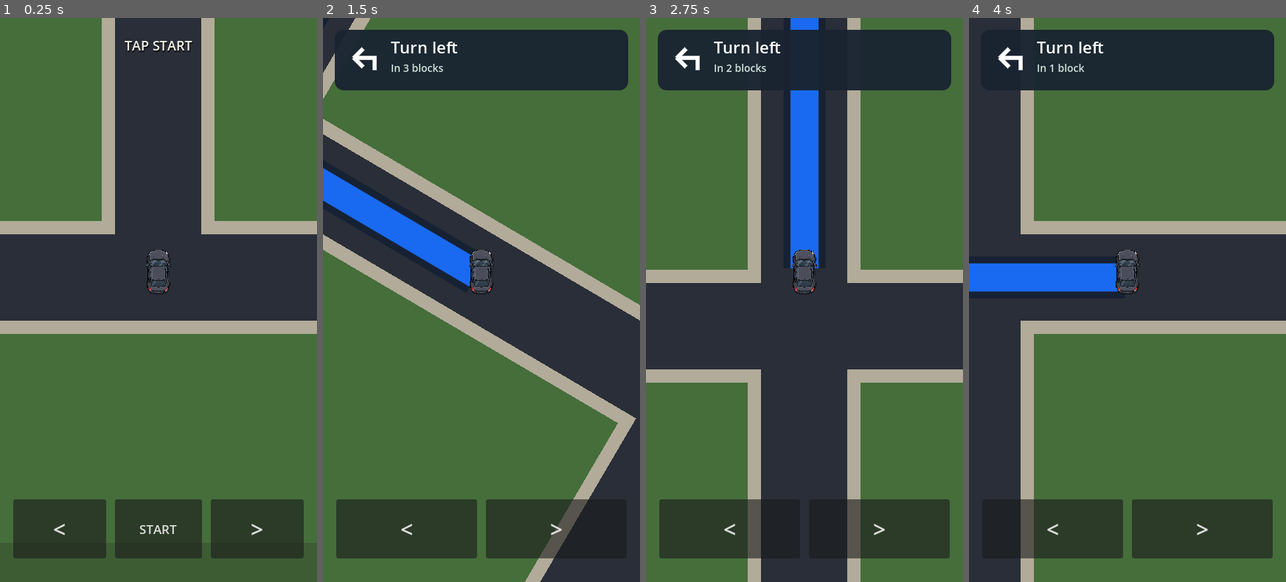
Above: before the commit, frames 1-4 (left to right).
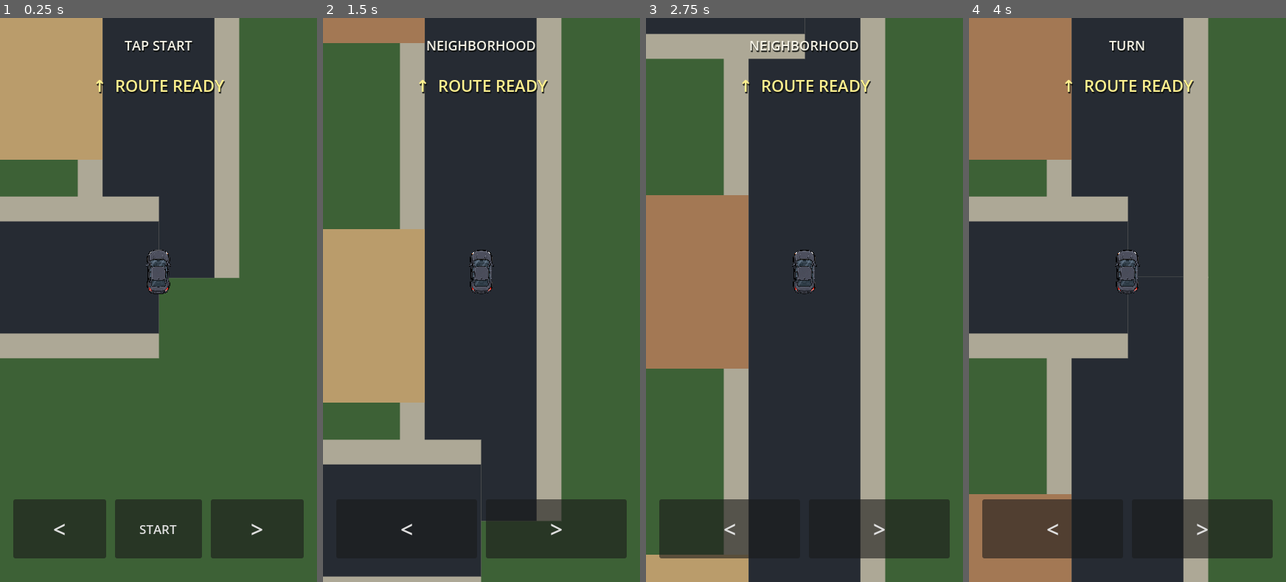
Above: after the commit, the same moments.

Repository: patrickcallahancomedy/comedian
Game: Godot game, scene res://scenes/drive/drive_module.tscn
Two runs of this game, one before a commit and one after it. Both use one fixed random seed, a clock stepped at 60 frames per second and the inputs below.
Inputs (mouse positions are in pixels of both pictures, inside the frame that each line leads up to):
- Up to frame 1 (0.25 s): no input
- Up to frame 2 (1.5 s): click "START" at 0.5 s; tap Enter (ui_accept) at 1.25 s; move the mouse to (551, 271) at 1.27 s; hold Right from 1.28 s (still down); tap Space at 1.35 s; click (551, 271) at 1.42 s
- Up to frame 3 (2.75 s): tap Enter (ui_accept) at 1.52 s; release Right at 2 s; drag from (741, 328) to (788, 412) at 2.02 s
- Up to frame 4 (4 s): move the mouse to (1159, 175) at 2.77 s; hold Right 2.78-3.5 s; tap Space at 2.85 s; drag from (1111, 412) to (1032, 215) at 3.52 s

The runs differ from the first frame. In frame 1, 29% of the frame differs, in the area x 0-100%, y 0-61%; in frame 2, 72%, in the area x 0-100%, y 0-100%; in frame 3, 45%; in frame 4, 69%.
Error after the commit: Parse Error: Cannot infer the type of "road_width" variable because the value doesn't have a set type. (res://scripts/drive/drive_world_navigation.gd:157)

Commit message:
Point drive scene at rebuilt world systems

Diff:
--- a/godot/scenes/drive/drive_module.tscn
+++ b/godot/scenes/drive/drive_module.tscn
@@ -1,9 +1,9 @@
 [gd_scene format=4 uid="uid://toj3nfh0umto"]
 
-[ext_resource type="Script" uid="uid://ddyjqns4g4t0g" path="res://scripts/drive/drive_grid_controller.gd" id="1_boj34"]
+[ext_resource type="Script" path="res://scripts/drive/drive_world_controller.gd" id="1_boj34"]
 [ext_resource type="Texture2D" uid="uid://dkqq7eu8lpill" path="res://assets/car/player_car_top.png" id="1_car"]
 [ext_resource type="Script" uid="uid://dnqi0cw64kxjr" path="res://scripts/drive/drive_session.gd" id="3_session"]
-[ext_resource type="Script" uid="uid://decwj71t5uanu" path="res://scripts/drive/drive_navigation.gd" id="4_nav"]
+[ext_resource type="Script" path="res://scripts/drive/drive_world_navigation.gd" id="4_nav"]
 
 [node name="DriveModule" type="Control" unique_id=1084516026]
 layout_mode = 3
